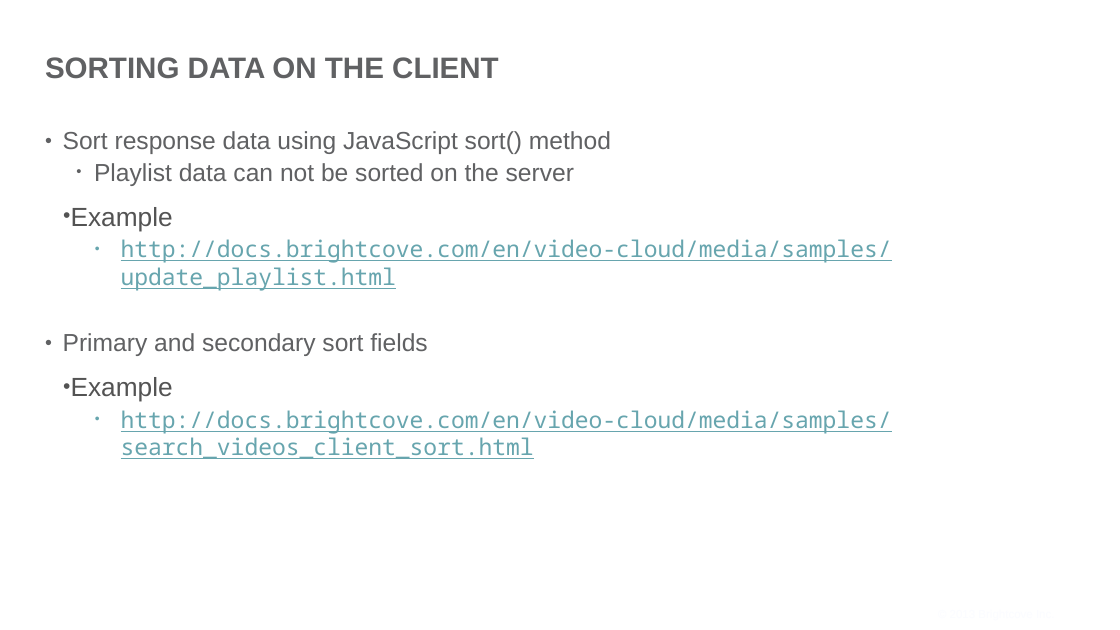
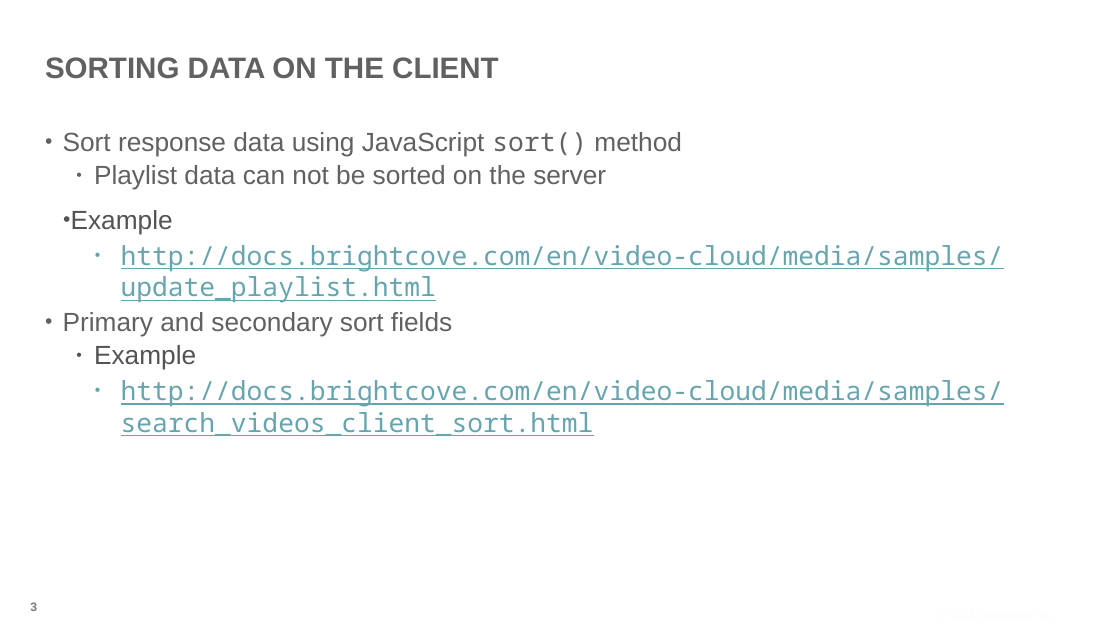
Before and after one commit to BrightcoveLearning/VideoCloudMediaAPI, a slide deck: slide 3 of VideoSessionsMaterials/sorting-data.pptx. Drawn at 1120x630 pixels with LibreOffice and Linux fonts; fonts in the diff are those of the drawing; background and template pictures are left out. Boxes give left, top, right and bottom in pixels: in the first picture for what was removed or moved away, otherwise in the second. Text is boxed around its words. In the diff, an @@ line names an element or a change of style, - is before the commit and + after.

```diff
--- a/VideoSessionsMaterials/sorting-data.pptx
+++ b/VideoSessionsMaterials/sorting-data.pptx
@@ text at [63, 132, 1004, 436]: size 30 to 32 pt in "Sort response data using JavaScript sort() method", "Playlist data can not be sorted on ...", "Primary and secondary sort fields"; font Arial to Noto Sans Mono in "sort()"; size 28 to 32 pt in "http://docs.brightcove.com/en/video-cloud/media/samples/upda ...", "http://docs.brightcove.com/en/video-cloud/media/samples/sear ..."; list level 1 to 2 in "Example"; line spacing 1 to 0.9 @@
@@ page number added at [30, 602, 37, 611], 15 pt, text #7B7B7B, bold @@
+3
```
Also in this commit, not shown: 1 other slide changed, 2 other files.
